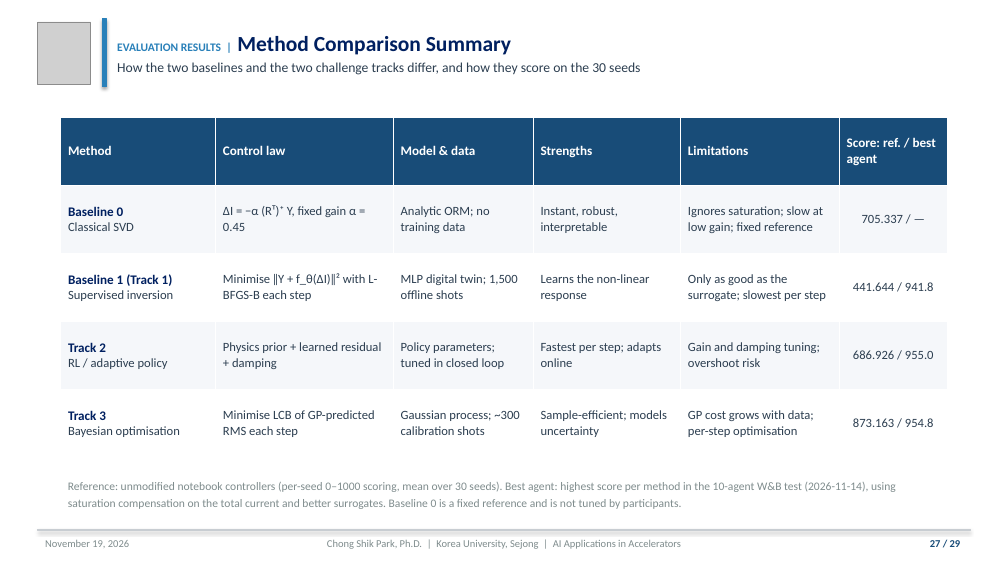
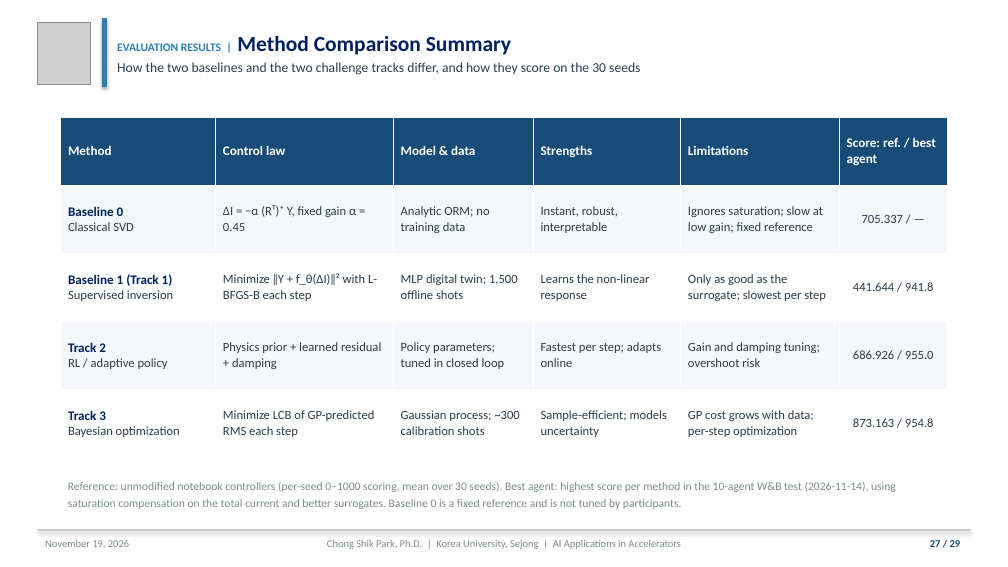
Before and after one commit to cspark7701/ai4acc-mini-hackathon, a slide deck: slide 27 of presentations/Lecture_1_AI_ML_Foundations_and_Control.pptx. Drawn at 1008x567 pixels with LibreOffice and Linux fonts; fonts in the diff are those of the drawing; grey boxes stand for pictures. Boxes give left, top, right and bottom in pixels: in the first picture for what was removed or moved away, otherwise in the second. Text is boxed around its words. In the diff, an @@ line names an element or a change of style, - is before the commit and + after.

```diff
--- a/presentations/Lecture_1_AI_ML_Foundations_and_Control.pptx
+++ b/presentations/Lecture_1_AI_ML_Foundations_and_Control.pptx
@@ table at (60,117,948,457) @@
-row 3, column 2: Minimise ‖Y + f_θ(ΔI)‖² with L-BFGS-B each step
+row 3, column 2: Minimize ‖Y + f_θ(ΔI)‖² with L-BFGS-B each step
-row 5: Track 3 Bayesian optimisation | Minimise LCB of GP-predicted RMS each step | Gaussian process; ~300 calibration shots | Sample-efficient; models uncertainty | GP cost grows with data; per-step optimisation | 873.163 / 954.8
+row 5: Track 3 Bayesian optimization | Minimize LCB of GP-predicted RMS each step | Gaussian process; ~300 calibration shots | Sample-efficient; models uncertainty | GP cost grows with data; per-step optimization | 873.163 / 954.8
```
Also in this commit, not shown: 2 other slides changed, 13 other files.
